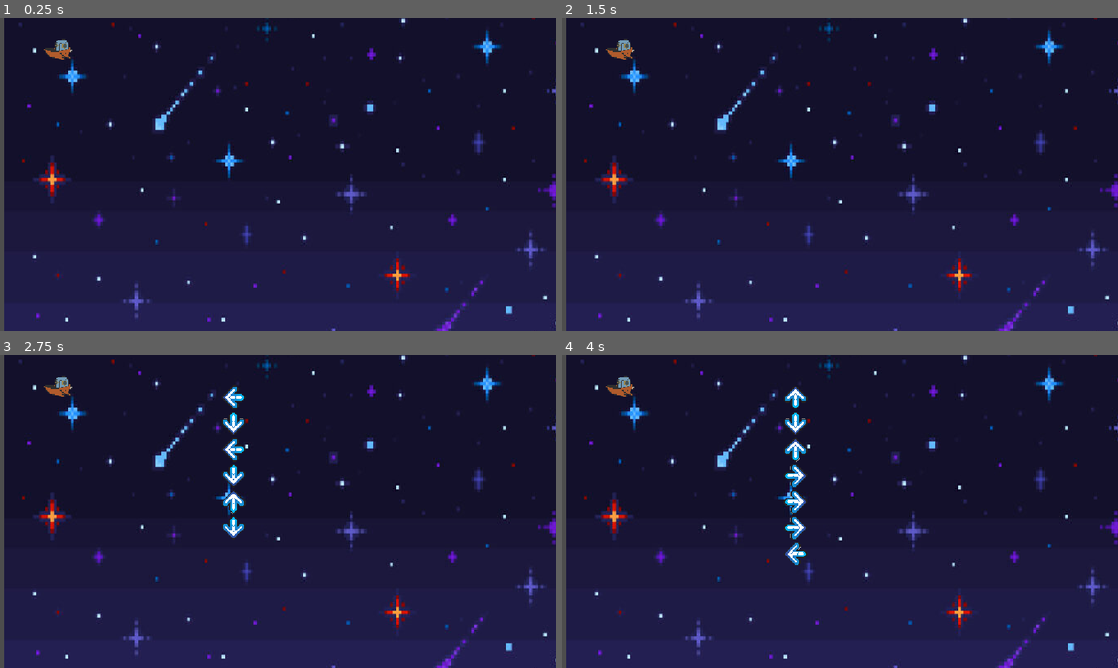
Above: before the commit, frames 1-4 (two rows, left to right).
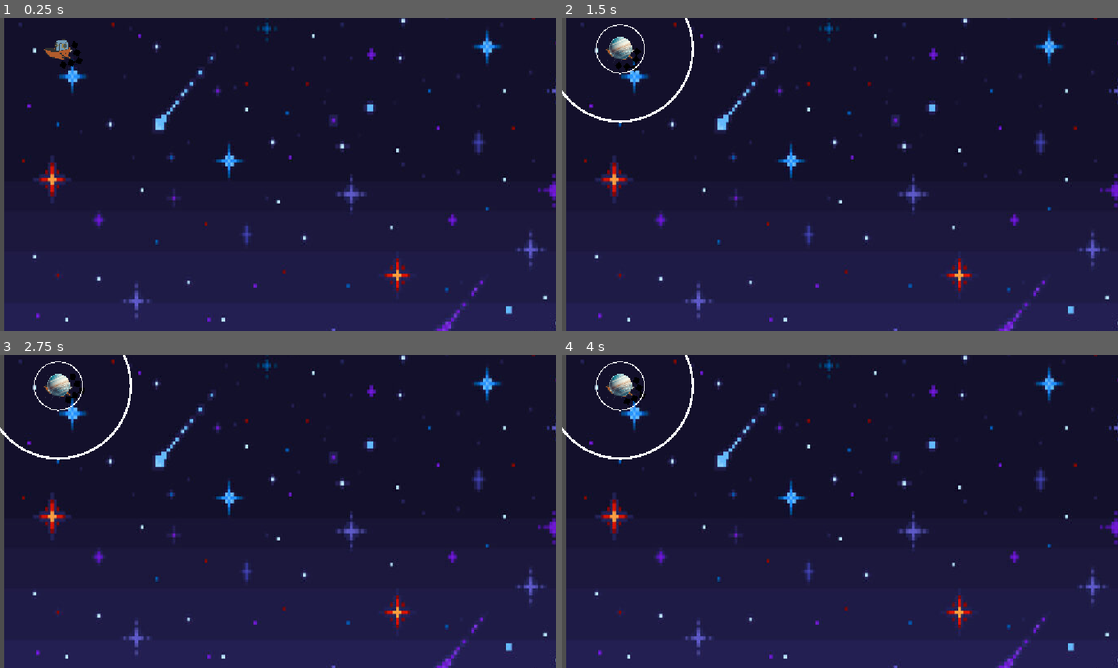
Above: after the commit, the same moments.

Repository: DudeNamedDarcy/CosmicJam2026
Game: Godot game, scene res://Scenes/game_scene.tscn
Same seed, same stepped clock (60 frames per second), same inputs: the game is played once before the commit and once after it.
Inputs (mouse positions are in pixels of both pictures, inside the frame that each line leads up to):
- Up to frame 1 (0.25 s): no input
- Up to frame 2 (1.5 s): tap Enter at 0.5 s; move the mouse to (962, 158) at 0.52 s; press the mouse at (962, 158) at 0.53 s; hold Right (ComboRight) 0.53-1.28 s; tap Space (CastReel, bound only before the commit) at 0.8, 1.25, 1.35 s; move the mouse to (728, 190) at 1.27 s; release the mouse at (728, 190) at 1.28 s; hold Down (ComboDown) from 1.28 s (still down)
- Up to frame 3 (2.75 s): click (166, 527) at 1.55 s; tap Enter at 2 s; move the mouse to (333, 442) at 2.02 s; release Down (ComboDown) at 2.03 s; press the mouse at (333, 442) at 2.03 s; hold Right (ComboRight) from 2.03 s (still down); tap Space (CastReel, bound only before the commit) at 2.3 s
- Up to frame 4 (4 s): tap Space (CastReel, bound only before the commit) at 2.75, 2.85, 3.8 s; move the mouse to (812, 574) at 2.77 s; release Right (ComboRight) at 2.78 s; release the mouse at (812, 574) at 2.78 s; hold Up (ComboUp) 2.78-3.53 s; click (812, 574) at 3.05 s; tap Enter at 3.5 s; move the mouse to (1006, 558) at 3.52 s; press the mouse at (1006, 558) at 3.53 s; hold Left (ComboLeft) from 3.53 s (still down)

The runs differ from the first frame. In frame 1, 0.1% of the frame differs, in the area x 10-15%, y 7-17%; in frame 2, 0.7%; in frame 3, 1.5%; in frame 4, 1.7%, in the area x 0-45%, y 0-68%.
Error after the commit: Invalid access to property or key '(res://Scenes/Bobbers/Pluto.tscn):<PackedScene#-9223372006454458898>' on a base object of type 'Array[PackedScene]'. (res://…

Commit message:
spawning a bobber now

Diff:
--- a/Scenes/directional_arrow.tscn
+++ b/Scenes/directional_arrow.tscn
@@ -1,10 +1,10 @@
 [gd_scene format=3 uid="uid://6iyexce2xnd8"]
 
-[ext_resource type="Texture2D" uid="uid://d368v0wdbfy83" path="res://arrow.png" id="1_57jjj"]
+[ext_resource type="Texture2D" uid="uid://d368v0wdbfy83" path="res://Assets/Placeholders/arrow.png" id="1_57jjj"]
 [ext_resource type="Script" uid="uid://ce7klkj3k7t2e" path="res://Scenes/directional_arrow.gd" id="2_j8ccx"]
-[ext_resource type="Texture2D" uid="uid://c88q4fk7aqnoc" path="res://rightarrow.png" id="3_nhav6"]
-[ext_resource type="Texture2D" uid="uid://ofiwbm6m0v5h" path="res://downarrow.png" id="4_1c1jp"]
-[ext_resource type="Texture2D" uid="uid://briduyyojc78d" path="res://leftarrow.png" id="5_phuuy"]
+[ext_resource type="Texture2D" uid="uid://c88q4fk7aqnoc" path="res://Assets/Placeholders/rightarrow.png" id="3_nhav6"]
+[ext_resource type="Texture2D" uid="uid://ofiwbm6m0v5h" path="res://Assets/Placeholders/downarrow.png" id="4_1c1jp"]
+[ext_resource type="Texture2D" uid="uid://briduyyojc78d" path="res://Assets/Placeholders/leftarrow.png" id="5_phuuy"]
 
 [node name="DirectionalArrow" type="Control" unique_id=1292948288]
 custom_minimum_size = Vector2(50, 50)
--- a/Scenes/game_scene.tscn
+++ b/Scenes/game_scene.tscn
@@ -1,6 +1,6 @@
 [gd_scene format=3 uid="uid://gi43qa15fksh"]
 
-[ext_resource type="Texture2D" uid="uid://caiem5b8o2slt" path="res://360_F_546468872_b9emNBQeVDLbBqicXaFyoBUwutWcHmbl.jpg" id="1_b6fju"]
+[ext_resource type="Texture2D" uid="uid://caiem5b8o2slt" path="res://Assets/Placeholders/360_F_546468872_b9emNBQeVDLbBqicXaFyoBUwutWcHmbl.jpg" id="1_b6fju"]
 [ext_resource type="PackedScene" uid="uid://cwjnrld5dv08f" path="res://Scenes/player_controller.tscn" id="1_x87qo"]
 
 [sub_resource type="WorldBoundaryShape2D" id="WorldBoundaryShape2D_g4v7s"]
--- a/Scenes/player_controller.gd
+++ b/Scenes/player_controller.gd
@@ -3,22 +3,42 @@
 const DIRECTIONAL_ARROW = preload("res://Scenes/directional_arrow.tscn")
 
 #Upgradeable
+var bobbersList: Array[PackedScene] = [
+	preload("res://Scenes/Bobbers/Pluto.tscn")
+]
 @export var maxMovementSpeed: float
 @export var acceleration: float
 @export var friction: float
 @export var maxCastPower: float
 
+@export var aimArrow: Sprite2D
 @export var sprite: Sprite2D
 @export var vboxContainer: VBoxContainer
+@export var castDistance: float = 150.0
+
 var playerState: PlayerState = PlayerState.Idle
 var characterDirection: Vector2
 var castPower: float = 0.0
 var arrows: Array[DirectionalArrow] = []
+var fishList: Array[Fish] = []
+
 
 func _process(delta: float) -> void:
 	if Input.is_action_pressed("CastReel"):
 		castPower += delta
-	print(PlayerState.find_key(playerState))
+	#print(PlayerState.find_key(playerState))
+	# Mouse aiming
+	var mouse_direction = get_global_mouse_position() - global_position
+
+	# Right joystick aiming
+	var joy_direction = Vector2(Input.get_joy_axis(0, JOY_AXIS_RIGHT_X), Input.get_joy_axis(0, JOY_AXIS_RIGHT_Y))
+
+	# Use the joystick when it's being moved; otherwise use the mouse
+	if joy_direction.length() > 0.2:
+		aimArrow.rotation = joy_direction.angle()
+	else:
+		aimArrow.rotation = mouse_direction.angle()
+	#print(aimArrow.rotation)
 
 func _physics_process(delta: float) -> void:
 	characterDirection.x = Input.get_axis("MoveLeft", "MoveRight")
@@ -56,10 +76,15 @@
 			velocity = velocity.slide(normal)
 
 func _input(event: InputEvent) -> void:
-
 	if Input.is_action_just_released("CastReel") && playerState == PlayerState.Casting:
 		print("Total hold duration was: ", min(castPower, maxCastPower))
+		if min(castPower, maxCastPower) < 0.5:
+			EndFishing()
+			castPower = 0.0
+			return
+
 		playerState = PlayerState.Fishing #the time spent waiting for fish
+		CastBobbers(min(castPower, maxCastPower))
 		castPower = 0.0
 	elif event.is_action_pressed("CastReel"):
 		if playerState == PlayerState.Idle || playerState == PlayerState.Moving:
@@ -98,9 +123,20 @@
 	else:
 		EndFishing()
 
+func CastBobbers(castPower: float) -> void:
+	for bobberScene in bobbersList:
+		var bobber: Bobber = bobberScene.instantiate()
+		print(bobber.getBobberName())
+		add_child(bobber)
+
+
 func StartReelingMinigame() -> void:
-	var numFish = randi_range(1, 5) #replace with getfish
-	var comboLength = 4 + numFish - 1
+	for i in bobbersList:
+		fishList.append_array(bobbersList[i].reelIn())
+	if fishList.size() == 0:
+		EndFishing()
+		return
+	var comboLength = 4 + fishList.size() - 1
 	for i in comboLength:
 		var arrow_instance = DIRECTIONAL_ARROW.instantiate()
 		arrows.append(arrow_instance)
--- a/Scenes/player_controller.tscn
+++ b/Scenes/player_controller.tscn
@@ -1,18 +1,20 @@
 [gd_scene format=3 uid="uid://cwjnrld5dv08f"]
 
 [ext_resource type="Script" uid="uid://1xpuxdo2gxyj" path="res://Scenes/player_controller.gd" id="1_5ur5x"]
-[ext_resource type="Texture2D" uid="uid://ds50j8nkhow7n" path="res://ship.png" id="1_rd8vp"]
+[ext_resource type="Texture2D" uid="uid://ds50j8nkhow7n" path="res://Assets/Placeholders/ship.png" id="1_rd8vp"]
+[ext_resource type="Texture2D" uid="uid://b2xsuola2rld5" path="res://Assets/Placeholders/aimer.png" id="3_dl1v4"]
 
 [sub_resource type="RectangleShape2D" id="RectangleShape2D_g4v7s"]
 size = Vector2(59, 43)
 
-[node name="PlayerController" type="CharacterBody2D" unique_id=743970108 node_paths=PackedStringArray("sprite")]
+[node name="PlayerController" type="CharacterBody2D" unique_id=743970108 node_paths=PackedStringArray("aimArrow", "sprite")]
 motion_mode = 1
 script = ExtResource("1_5ur5x")
 maxMovementSpeed = 200.0
 acceleration = 150.0
 friction = 180.0
 maxCastPower = 4.0
+aimArrow = NodePath("AimRingPivot/Sprite2D")
 sprite = NodePath("Sprite2D")
 
 [node name="Sprite2D" type="Sprite2D" parent="." unique_id=1811173736]
@@ -29,3 +31,10 @@
 limit_bottom = 700
 position_smoothing_enabled = true
 position_smoothing_speed = 10.0
+
+[node name="AimRingPivot" type="Node2D" parent="." unique_id=186638772]
+
+[node name="Sprite2D" type="Sprite2D" parent="AimRingPivot" unique_id=702906683]
+scale = Vector2(0.5, 0.5)
+texture = ExtResource("3_dl1v4")
+offset = Vector2(75, 0)
--- a/Scripts/bobber.gd
+++ b/Scripts/bobber.gd
@@ -13,6 +13,9 @@
 var orbitRadius: float
 var catchRadius: float
 var caughtFish: Array[Fish]
+
+func getBobberName() -> String:
+	return bobberType
 
 func _ready() -> void:
 	orbitRadius = startingOrbitRadius
--- a/project.godot
+++ b/project.godot
@@ -52,7 +52,7 @@
 }
 CastReel={
 "deadzone": 0.2,
-"events": [Object(InputEventKey,"resource_local_to_scene":false,"resource_name":"","device":-1,"window_id":0,"alt_pressed":false,"shift_pressed":false,"ctrl_pressed":false,"meta_pressed":false,"pressed":false,"keycode":0,"physical_keycode":32,"key_label":0,"unicode":32,"location":0,"echo":false,"script":null)
+"events": [Object(InputEventMouseButton,"resource_local_to_scene":false,"resource_name":"","device":-1,"window_id":0,"alt_pressed":false,"shift_pressed":false,"ctrl_pressed":false,"meta_pressed":false,"button_mask":1,"position":Vector2(88, 20),"global_position":Vector2(100, 80),"factor":1.0,"button_index":1,"canceled":false,"pressed":true,"double_click":false,"script":null)
 , Object(InputEventJoypadButton,"resource_local_to_scene":false,"resource_name":"","device":-1,"button_index":0,"pressure":0.0,"pressed":false,"script":null)
 ]
 }
Renamed: 360_F_546468872_b9emNBQeVDLbBqicXaFyoBUwutWcHmbl.jpg -> Assets/Placeholders/360_F_546468872_b9emNBQeVDLbBqicXaFyoBUwutWcHmbl.jpg
Not shown, changed: Assets/Placeholders/360_F_546468872_b9emNBQeVDLbBqicXaFyoBUwutWcHmbl.jpg.import
Binary file added: Assets/Placeholders/aimer.png
Not shown, changed: Assets/Placeholders/aimer.png.import
Renamed: arrow.png -> Assets/Placeholders/arrow.png
Not shown, added: Assets/Placeholders/arrow.png.import
Renamed: downarrow.png -> Assets/Placeholders/downarrow.png
Not shown, changed: Assets/Placeholders/downarrow.png.import
Renamed: leftarrow.png -> Assets/Placeholders/leftarrow.png
Not shown, changed: Assets/Placeholders/leftarrow.png.import
Renamed: rightarrow.png -> Assets/Placeholders/rightarrow.png
Not shown, changed: Assets/Placeholders/rightarrow.png.import
(and 2 more such lines)
